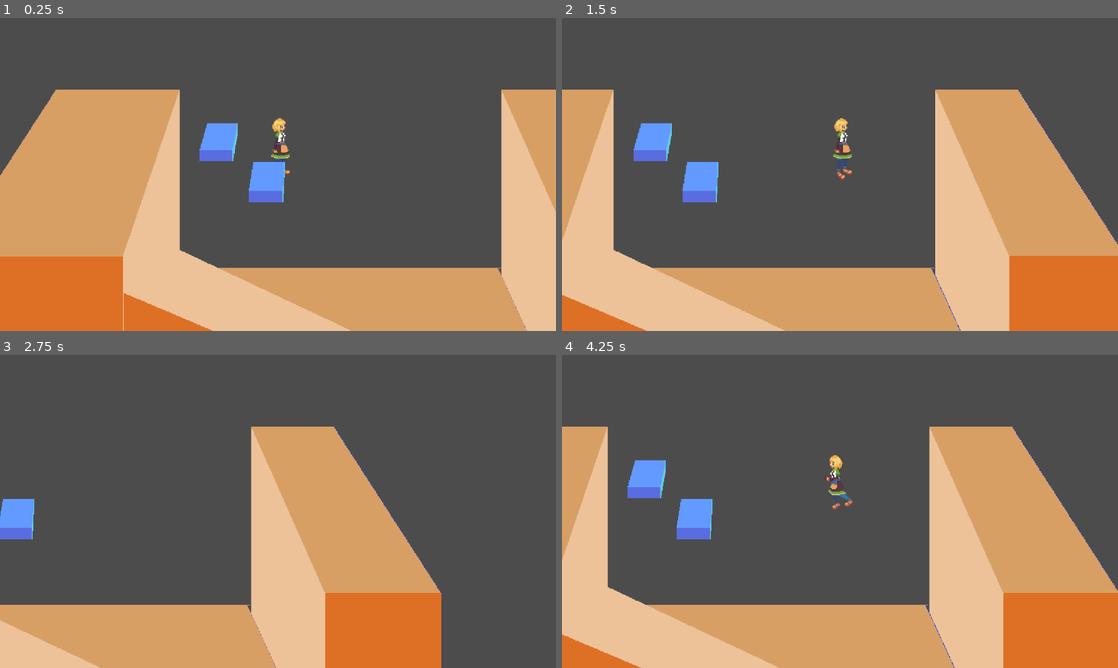
Above: before the commit, frames 1-4 (two rows, left to right).
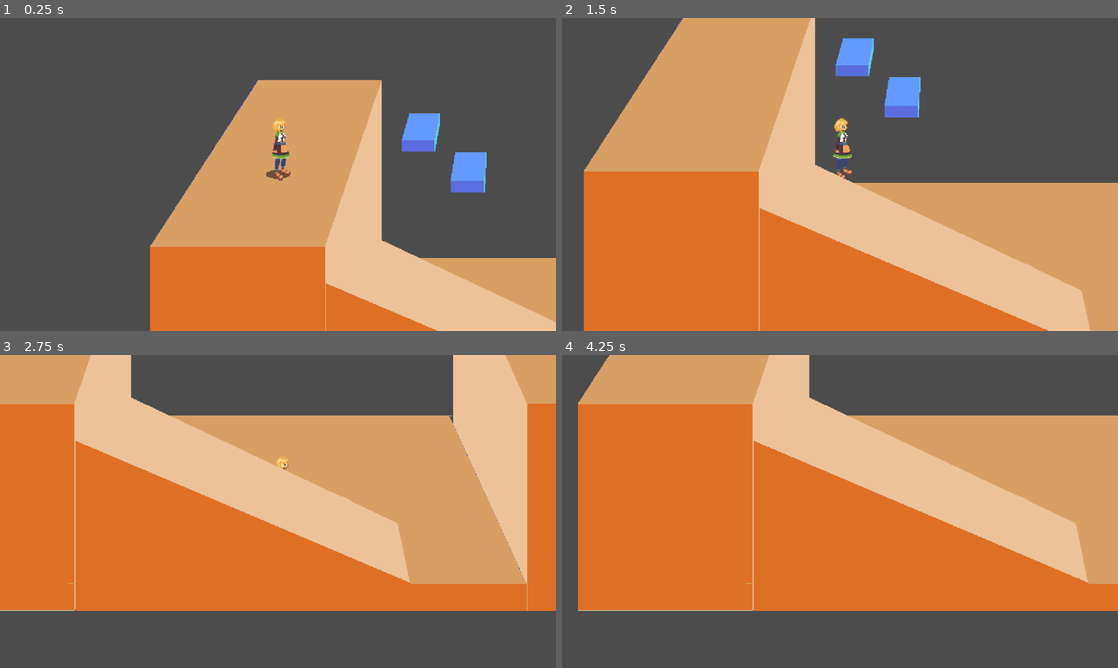
Above: after the commit, the same moments.

Repository: MTareqAzim/scratchpad
Game: Godot game, scene res://Scenes/World/TestStage.tscn
Two runs of this game, one before a commit and one after it. Both use one fixed random seed, a clock stepped at 60 frames per second and the inputs below.
Inputs (mouse positions are in pixels of both pictures, inside the frame that each line leads up to):
- Up to frame 1 (0.25 s): no input
- Up to frame 2 (1.5 s): tap Enter (ui_accept) at 0.5, 0.77 s; move the mouse to (962, 158) at 0.52 s; hold Right (ui_right) 0.53-1.25 s; click (962, 158) at 0.67 s; drag from (728, 190) to (1034, 277) at 1.27 s
- Up to frame 3 (2.75 s): tap Enter (ui_accept) at 2 s; move the mouse to (333, 442) at 2.02 s; hold Right (ui_right) from 2.03 s (still down)
- Up to frame 4 (4.25 s): release Right (ui_right) at 2.75 s; drag from (812, 574) to (906, 508) at 2.77 s; tap Enter (ui_accept) at 3.5, 3.77 s; move the mouse to (1006, 558) at 3.52 s; hold Left (ui_left) from 3.53 s (still down)

The runs differ from the first frame. In frame 1, 63% of the frame differs, in the area x 0-100%, y 19-100%; in frame 2, 67%; in frame 3, 79%; in frame 4, 82%, in the area x 0-100%, y 0-100%.

Commit message:
Created table scene.

Diff:
--- /dev/null
+++ b/Scenes/Furniture/Table.tscn
@@ -0,0 +1,64 @@
+[gd_scene load_steps=8 format=2]
+
+[ext_resource path="res://Utils/Physics Bodies/StaticWall2P5D.tscn" type="PackedScene" id=1]
+[ext_resource path="res://Sprites/Waiting Room/table.png" type="Texture" id=2]
+[ext_resource path="res://Utils/Depth Sorting/DepthSort.tscn" type="PackedScene" id=3]
+[ext_resource path="res://Utils/Shadow/ShadowFlatMask.tscn" type="PackedScene" id=4]
+[ext_resource path="res://Utils/Shadow/shadow_2d.gd" type="Script" id=5]
+
+[sub_resource type="StreamTexture" id=1]
+resource_local_to_scene = true
+load_path = "res://.import/table_shadow.png-3b4648bce8bda35ad0457348bf3624a3.stex"
+
+[sub_resource type="RectangleShape2D" id=2]
+extents = Vector2( 79.4446, 52.8527 )
+
+[node name="Table" instance=ExtResource( 1 )]
+_height = 30
+
+[node name="GroundShape" parent="." index="1"]
+visible = false
+polygon = PoolVector2Array( -75.5731, 13.2587, -61.9291, -3.90631, -43.4437, -11.3885, -5.5927, -18.4305, 48.5431, -9.62798, 72.7501, 4.45612, 75.831, 28.6632, 38.8602, 48.9091, -20.557, 51.99, -60.1686, 40.5466, -74.6928, 29.1033 )
+
+[node name="TopShape" parent="." index="2"]
+visible = false
+position = Vector2( 0, -30 )
+polygon = PoolVector2Array( -75.5731, 13.2587, -61.9291, -3.90631, -43.4437, -11.3885, -5.5927, -18.4305, 48.5431, -9.62798, 72.7501, 4.45612, 75.831, 28.6632, 38.8602, 48.9091, -20.557, 51.99, -60.1686, 40.5466, -74.6928, 29.1033 )
+
+[node name="VolumeShape" parent="." index="3"]
+polygon = PoolVector2Array( -75.5731, -48.4305, 75.831, -48.4305, 75.831, 51.99, -75.5731, 51.99 )
+
+[node name="BaseShape" parent="." index="4"]
+visible = false
+polygon = PoolVector2Array( -75.5731, 13.2587, -61.9291, -3.90631, -43.4437, -11.3885, -5.5927, -18.4305, 48.5431, -9.62798, 72.7501, 4.45612, 75.831, 28.6632, 38.8602, 48.9091, -20.557, 51.99, -60.1686, 40.5466, -74.6928, 29.1033 )
+polygons = [ PoolVector2Array( -75.5731, 13.2587, -61.9291, -3.90631, -43.4437, -11.3885, -5.5927, -18.4305, 48.5431, -9.62798, 72.7501, 4.45612, 75.831, 28.6632, 38.8602, 48.9091, -20.557, 51.99, -60.1686, 40.5466, -74.6928, 29.1033 ) ]
+
+[node name="Shadow2D" type="Node2D" parent="." index="5"]
+script = ExtResource( 5 )
+body = NodePath("..")
+texture = SubResource( 1 )
+shadow_mask_layer = 3
+
+[node name="Sprite" type="Sprite" parent="." index="6"]
+texture = ExtResource( 2 )
+
+[node name="Depth Sort" parent="." index="7" instance=ExtResource( 3 )]
+body = NodePath("..")
+
+[node name="Bounding Box" parent="Depth Sort" index="0"]
+shape = SubResource( 2 )
+
+[node name="Shadow Flat Mask" parent="." index="8" instance=ExtResource( 4 )]
+_z_pos = -30
+
+[node name="CollisionPolygon2D" parent="Shadow Flat Mask" index="0"]
+polygon = PoolVector2Array( -64.6801, -30.6795, -40.6614, -41.4341, -13.4164, -46.8114, 13.4701, -46.4529, 45.3754, -41.4341, 69.7525, -27.0947, 77.2808, -14.9061, 72.262, -0.566612, 44.3, 16.9992, 3.07397, 22.735, -41.0199, 18.4332, -62.8876, 9.11254, -76.5101, -6.66089, -75.4347, -17.057 )
+
+[node name="Base" parent="Shadow Flat Mask" index="1"]
+visible = false
+polygon = PoolVector2Array( -64.6801, -30.6795, -40.6614, -41.4341, -13.4164, -46.8114, 13.4701, -46.4529, 45.3754, -41.4341, 69.7525, -27.0947, 77.2808, -14.9061, 72.262, -0.566612, 44.3, 16.9992, 3.07397, 22.735, -41.0199, 18.4332, -62.8876, 9.11254, -76.5101, -6.66089, -75.4347, -17.057 )
+polygons = [ PoolVector2Array( -64.6801, -30.6795, -40.6614, -41.4341, -13.4164, -46.8114, 13.4701, -46.4529, 45.3754, -41.4341, 69.7525, -27.0947, 77.2808, -14.9061, 72.262, -0.566612, 44.3, 16.9992, 3.07397, 22.735, -41.0199, 18.4332, -62.8876, 9.11254, -76.5101, -6.66089, -75.4347, -17.057 ) ]
+
+[editable path="Depth Sort"]
+
+[editable path="Shadow Flat Mask"]
--- a/Scenes/World/TestStage.tscn
+++ b/Scenes/World/TestStage.tscn
@@ -39,7 +39,6 @@
 
 [node name="Right" parent="DepthSorter" instance=ExtResource( 3 )]
 position = Vector2( 1194, 333 )
-_z_pos = 0
 _height = 278
 
 [node name="GroundShape" parent="DepthSorter/Right" index="1"]
@@ -59,30 +58,26 @@
 [node name="Sprite" type="Sprite" parent="DepthSorter/Right"]
 texture = ExtResource( 4 )
 
-[node name="Shadow Mask" parent="DepthSorter/Right" instance=ExtResource( 5 )]
-position = Vector2( 0, -141 )
-_z_pos = -278
-
-[node name="CollisionPolygon2D" parent="DepthSorter/Right/Shadow Mask" index="0"]
-polygon = PoolVector2Array( -130, -120, 130, -120, 130, 120, -130, 120 )
-
-[node name="Base" parent="DepthSorter/Right/Shadow Mask" index="1"]
-polygon = PoolVector2Array( -130, -120, 130, -120, 130, 120, -130, 120 )
-polygons = [ PoolVector2Array( -130, -120, 130, -120, 130, 120, -130, 120 ) ]
-
-[node name="Rise" parent="DepthSorter/Right/Shadow Mask" index="2"]
-position = Vector2( 0, 120 )
-cast_to = Vector2( 0, -240 )
-
 [node name="Depth Sort" parent="DepthSorter/Right" instance=ExtResource( 6 )]
 body = NodePath("..")
 
 [node name="Bounding Box" parent="DepthSorter/Right/Depth Sort" index="0"]
 shape = SubResource( 1 )
 
+[node name="Shadow Flat Mask" parent="DepthSorter/Right" instance=ExtResource( 13 )]
+position = Vector2( -19, -147 )
+_z_pos = -278
+
+[node name="CollisionPolygon2D" parent="DepthSorter/Right/Shadow Flat Mask" index="0"]
+polygon = PoolVector2Array( -111, -106, 2, -106, 148, 121, -10, 123 )
+
+[node name="Base" parent="DepthSorter/Right/Shadow Flat Mask" index="1"]
+visible = false
+polygon = PoolVector2Array( -111, -106, 2, -106, 148, 121, -10, 123 )
+polygons = [ PoolVector2Array( -111, -106, 2, -106, 148, 121, -10, 123 ) ]
+
 [node name="Left" parent="DepthSorter" instance=ExtResource( 3 )]
 position = Vector2( 479, 333 )
-_z_pos = 0
 _height = 277
 
 [node name="GroundShape" parent="DepthSorter/Left" index="1"]
@@ -122,7 +117,6 @@
 
 [node name="Middle" parent="DepthSorter" instance=ExtResource( 3 )]
 position = Vector2( 858, 452 )
-_z_pos = 0
 _height = 36
 
 [node name="GroundShape" parent="DepthSorter/Middle" index="1"]
@@ -142,26 +136,22 @@
 [node name="Sprite" type="Sprite" parent="DepthSorter/Middle"]
 texture = ExtResource( 8 )
 
-[node name="Shadow Mask" parent="DepthSorter/Middle" instance=ExtResource( 5 )]
-position = Vector2( 2, -17 )
-_z_pos = -36
-
-[node name="CollisionPolygon2D" parent="DepthSorter/Middle/Shadow Mask" index="0"]
-polygon = PoolVector2Array( -315, -115, 315, -115, 315, 115, -315, 115 )
-
-[node name="Base" parent="DepthSorter/Middle/Shadow Mask" index="1"]
-polygon = PoolVector2Array( -315, -115, 315, -115, 315, 115, -315, 115 )
-polygons = [ PoolVector2Array( -315, -115, 315, -115, 315, 115, -315, 115 ) ]
-
-[node name="Rise" parent="DepthSorter/Middle/Shadow Mask" index="2"]
-position = Vector2( 0, 115 )
-cast_to = Vector2( 0, -230 )
-
 [node name="Depth Sort" parent="DepthSorter/Middle" instance=ExtResource( 6 )]
 body = NodePath("../../Middle")
 
 [node name="Bounding Box" parent="DepthSorter/Middle/Depth Sort" index="0"]
 shape = SubResource( 3 )
+
+[node name="Shadow Flat Mask" parent="DepthSorter/Middle" instance=ExtResource( 13 )]
+_z_pos = -36
+
+[node name="CollisionPolygon2D" parent="DepthSorter/Middle/Shadow Flat Mask" index="0"]
+polygon = PoolVector2Array( -221, -133, 206, -132, 308, 98, -300, 94 )
+
+[node name="Base" parent="DepthSorter/Middle/Shadow Flat Mask" index="1"]
+visible = false
+polygon = PoolVector2Array( -221, -133, 206, -132, 308, 98, -300, 94 )
+polygons = [ PoolVector2Array( -221, -133, 206, -132, 308, 98, -300, 94 ) ]
 
 [node name="StaticSlope2P5D" parent="DepthSorter" instance=ExtResource( 9 )]
 position = Vector2( 784, 507 )
@@ -230,6 +220,7 @@
 cast_to = Vector2( 0, 262 )
 
 [node name="GroundShape" parent="DepthSorter/Platform1" index="1"]
+visible = false
 position = Vector2( 0, 262 )
 polygon = PoolVector2Array( -15, -10, 25, -10, 18, 25, -26, 25 )
 
@@ -278,6 +269,7 @@
 cast_to = Vector2( 0, 262 )
 
 [node name="GroundShape" parent="DepthSorter/Platform 2" index="1"]
+visible = false
 position = Vector2( 0, 262 )
 polygon = PoolVector2Array( -17, -12, 22, -12, 21, 27, -24, 27 )
 
@@ -317,17 +309,17 @@
 shape = SubResource( 6 )
 
 [node name="Player" parent="DepthSorter" instance=ExtResource( 2 )]
-position = Vector2( 766, 196 )
+position = Vector2( 495, 206 )
 MAX_SPEED = 1000
 GRAVITY = 980
-_z_pos = 0
+_z_pos = -280
 
 [editable path="DepthSorter/Right"]
 
-[editable path="DepthSorter/Right/Shadow Mask"]
-
 [editable path="DepthSorter/Right/Depth Sort"]
 
+[editable path="DepthSorter/Right/Shadow Flat Mask"]
+
 [editable path="DepthSorter/Left"]
 
 [editable path="DepthSorter/Left/Depth Sort"]
@@ -336,10 +328,10 @@
 
 [editable path="DepthSorter/Middle"]
 
-[editable path="DepthSorter/Middle/Shadow Mask"]
-
 [editable path="DepthSorter/Middle/Depth Sort"]
 
+[editable path="DepthSorter/Middle/Shadow Flat Mask"]
+
 [editable path="DepthSorter/StaticSlope2P5D"]
 
 [editable path="DepthSorter/StaticSlope2P5D/Shadow Mask"]
--- a/Scenes/World/WaitingRoom.tscn
+++ b/Scenes/World/WaitingRoom.tscn
@@ -1,9 +1,11 @@
-[gd_scene load_steps=5 format=2]
+[gd_scene load_steps=7 format=2]
 
 [ext_resource path="res://Scenes/Player2P5D/Player2P5D.tscn" type="PackedScene" id=1]
 [ext_resource path="res://Sprites/Waiting Room/room.png" type="Texture" id=2]
 [ext_resource path="res://Utils/Physics Bodies/StaticWall2P5D.tscn" type="PackedScene" id=3]
 [ext_resource path="res://Utils/Shadow/ShadowFlatMask.tscn" type="PackedScene" id=4]
+[ext_resource path="res://Utils/Depth Sorting/depth_sorter.gd" type="Script" id=5]
+[ext_resource path="res://Scenes/Furniture/Table.tscn" type="PackedScene" id=6]
 
 [node name="Waiting Room" type="Node2D"]
 
@@ -14,7 +16,6 @@
 [node name="Top Left" parent="Room" instance=ExtResource( 3 )]
 visible = false
 position = Vector2( 301, 306 )
-_z_pos = 0
 _height = 500
 
 [node name="GroundShape" parent="Room/Top Left" index="1"]
@@ -34,7 +35,6 @@
 [node name="Top Right" parent="Room" instance=ExtResource( 3 )]
 visible = false
 position = Vector2( 807, 239 )
-_z_pos = 0
 _height = 500
 
 [node name="GroundShape" parent="Room/Top Right" index="1"]
@@ -54,7 +54,6 @@
 [node name="Bottom Left" parent="Room" instance=ExtResource( 3 )]
 visible = false
 position = Vector2( 164, 593 )
-_z_pos = 0
 _height = 500
 
 [node name="GroundShape" parent="Room/Bottom Left" index="1"]
@@ -74,7 +73,6 @@
 [node name="Bottom Right" parent="Room" instance=ExtResource( 3 )]
 visible = false
 position = Vector2( 758, 539 )
-_z_pos = 0
 _height = 500
 
 [node name="GroundShape" parent="Room/Bottom Right" index="1"]
@@ -103,61 +101,23 @@
 polygon = PoolVector2Array( 98, -224, 509, -18, -98, 286, -510, 80 )
 polygons = [ PoolVector2Array( 98, -224, 509, -18, -98, 286, -510, 80 ) ]
 
-[node name="Player" parent="." instance=ExtResource( 1 )]
+[node name="DepthSorter" type="Node2D" parent="."]
+script = ExtResource( 5 )
+
+[node name="Player" parent="DepthSorter" instance=ExtResource( 1 )]
 position = Vector2( 301, 468 )
 MAX_SPEED = 1000
 GRAVITY = 980
 _z_pos = 0
 
-[node name="Idle" parent="Player/State Machine" index="0"]
-dependencies = {
-"body": NodePath("../.."),
-"input": NodePath("../../Input"),
-"look": NodePath("../../Look")
-}
-variables = {
-"max_speed": 250
-}
+[node name="Table" parent="DepthSorter" instance=ExtResource( 6 )]
+position = Vector2( 460, 432 )
 
-[node name="Move" parent="Player/State Machine" index="1"]
-dependencies = {
-"body": NodePath("../.."),
-"input": NodePath("../../Input"),
-"look": NodePath("../../Look")
-}
-variables = {
-"max_speed": 250
-}
+[node name="Table2" parent="DepthSorter" instance=ExtResource( 6 )]
+position = Vector2( 537, 306 )
 
-[node name="Jump" parent="Player/State Machine" index="2"]
-dependencies = {
-"body": NodePath("../.."),
-"input": NodePath("../../Input"),
-"look": NodePath("../../Look")
-}
-variables = {
-"jump_duration": 0.35,
-"max_jump_height": 100,
-"max_speed": 250,
-"min_jump_height": 50
-}
-
-[node name="Fall" parent="Player/State Machine" index="3"]
-dependencies = {
-"body": NodePath("../.."),
-"input": NodePath("../../Input"),
-"look": NodePath("../../Look")
-}
-variables = {
-"gravity": 2000,
-"max_speed": 250
-}
-
-[node name="Camera2D" parent="Player" index="9"]
-limit_left = -40
-limit_top = -40
-limit_right = 1080
-limit_bottom = 720
+[node name="Table3" parent="DepthSorter" instance=ExtResource( 6 )]
+position = Vector2( 758, 388 )
 
 [editable path="Room/Top Left"]
 
@@ -168,5 +128,3 @@
 [editable path="Room/Bottom Right"]
 
 [editable path="Room/Shadow Flat Mask"]
-
-[editable path="Player"]
--- a/Utils/Depth Sorting/depth_sort.gd
+++ b/Utils/Depth Sorting/depth_sort.gd
@@ -6,7 +6,6 @@
 export (NodePath) var body
 
 onready var _body : Node2D = get_node(body) setget _set_body, get_body
-onready var _body_modulate : Color = _body.get_modulate()
 
 
 func get_body() -> Node2D:
--- a/Utils/Shadow/shadow_mask.gd
+++ b/Utils/Shadow/shadow_mask.gd
@@ -11,17 +11,20 @@
 onready var _base : CompositePolygon2D = $Base
 
 var _shadows_to_draw : Dictionary = {}
+var _previous_shadows : Dictionary = {}
 
 
 func _draw() -> void:
-	for texture in _shadows_to_draw:
-		var texture_rect = _shadows_to_draw[texture]
+	for texture in _previous_shadows:
+		var texture_rect = _previous_shadows[texture]
 		draw_texture_rect(texture, texture_rect, false, SHADOW_OPACTIY)
 
 
 func _physics_process(delta: float) -> void:
+	_previous_shadows = _shadows_to_draw.duplicate()
 	_shadows_to_draw.clear()
-	update()
+	if _previous_shadows.size() == 0 and _shadows_to_draw.size() == 0:
+		update()
 
 
 func get_class() -> String:
Binary file added: Sprites/Waiting Room/table.png
Not shown, added: Sprites/Waiting Room/table.png.import
Binary file added: Sprites/Waiting Room/table_shadow.png
Not shown, added: Sprites/Waiting Room/table_shadow.png.import
